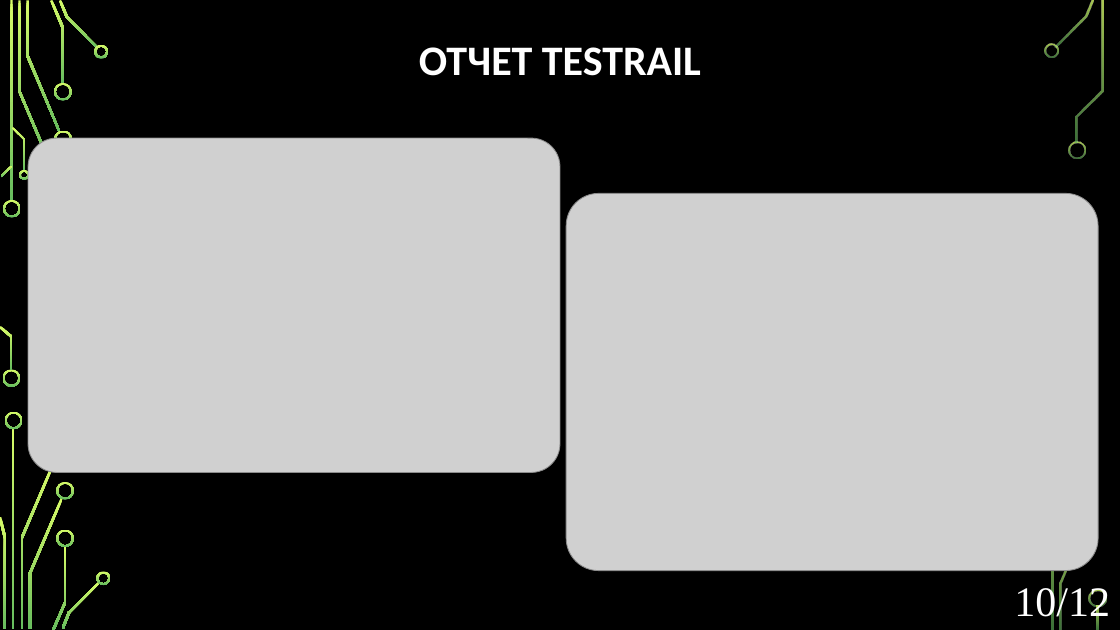
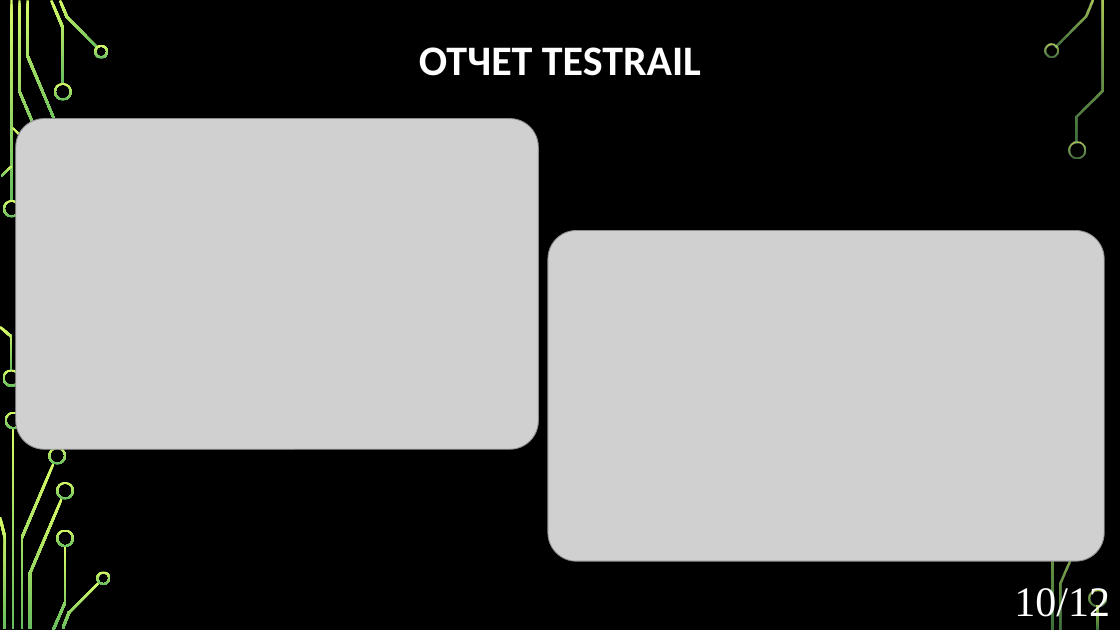
Before and after one commit to Dmitrii-Bykov-ISPO/PM-04, a slide deck: slide 10 of documents/MDK_vnedrenie.pptx. Drawn at 1120x630 pixels with LibreOffice and Linux fonts; fonts in the diff are those of the drawing; grey boxes stand for pictures; background and template pictures are left out. Boxes give left, top, right and bottom in pixels: in the first picture for what was removed or moved away, otherwise in the second. Text is boxed around its words. In the diff, an @@ line names an element or a change of style, - is before the commit and + after.

```diff
--- a/documents/MDK_vnedrenie.pptx
+++ b/documents/MDK_vnedrenie.pptx
@@ picture: place and size @@
-picture at box(28, 138, 560, 472)
+picture at box(16, 118, 539, 450)
@@ freeform shape removed at box(18, 170, 29, 180) @@
@@ picture: place and size @@
-picture at box(566, 193, 1098, 571)
+picture at box(548, 230, 1104, 561)
@@ freeform shape: place and size @@
-freeform shape at box(54, 130, 71, 148)
+freeform shape at box(49, 447, 66, 465)
```
Also in this commit, not shown: 3 other slides changed.
